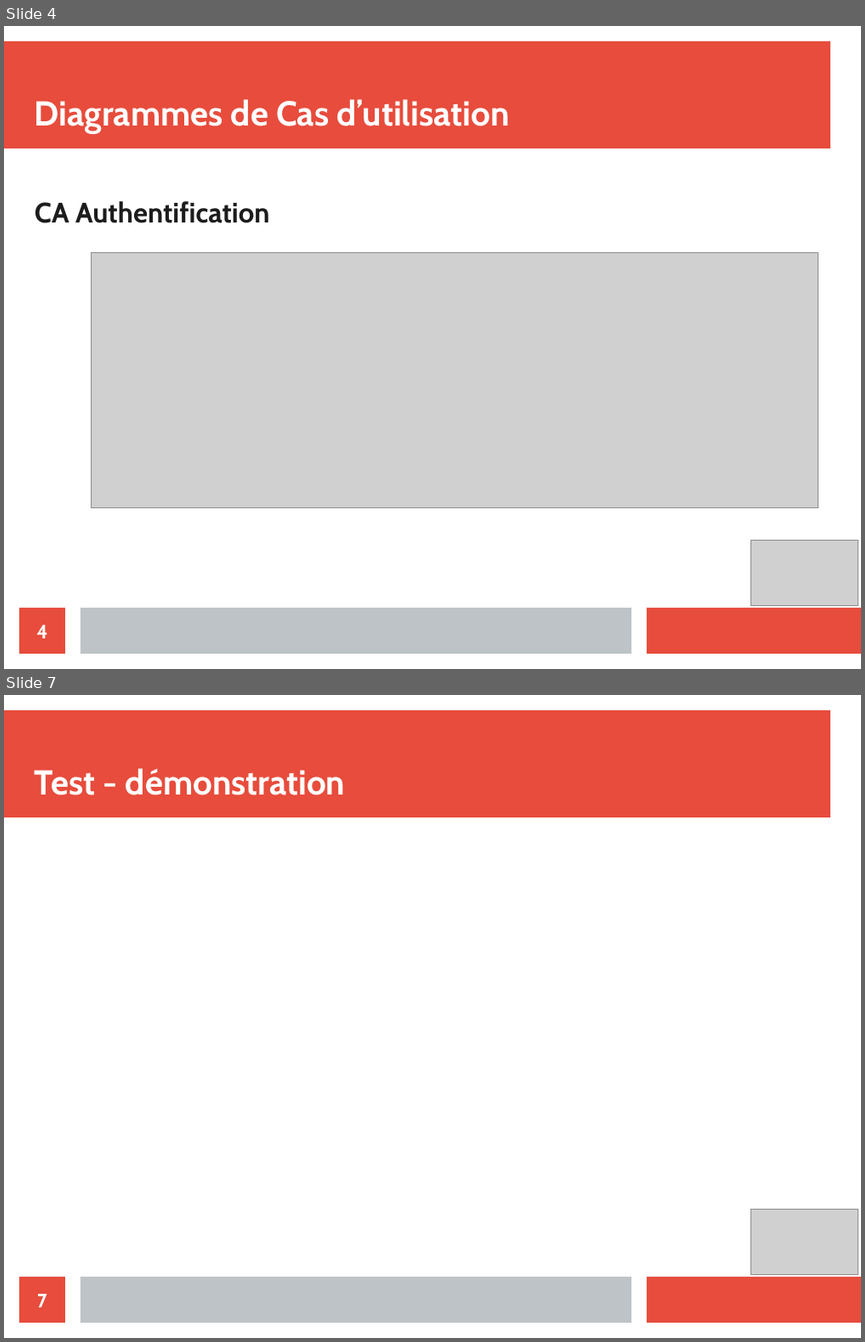
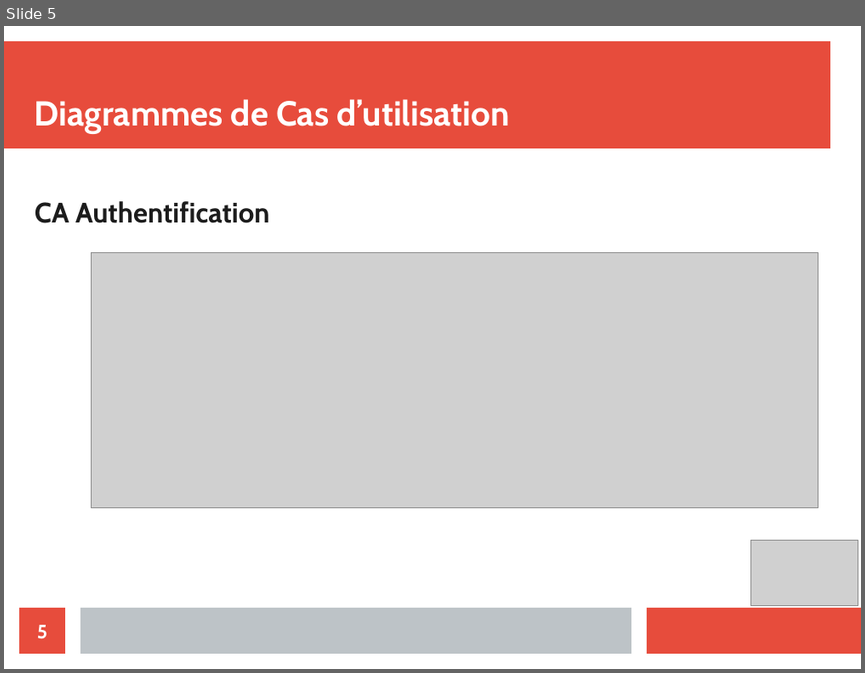
Before and after one commit to Merray/Factory, a slide deck: presentation/presentation FACTORY.odp. Shown one above the other, each under a label of ours: slides 4 and 7 before the commit, slide 5 after it; the slides between them are not shown. The pictures are 865x1342 and 865x673 pixels, drawn with LibreOffice and Linux fonts; fonts in the diff are those of the drawing; grey boxes stand for pictures. Boxes give left, top, right and bottom in pixels: in the first picture for what was removed or moved away, otherwise in the second. Text is boxed around its words. In the diff, an @@ line names an element or a change of style, - is before the commit and + after.

```diff
--- a/presentation/presentation FACTORY.odp
+++ b/presentation/presentation FACTORY.odp
@@ slide 7 removed at (4, 695, 861, 1338), background #FFFFFF; not listed: 3 template elements that a slide beside it also shows @@
@@ title removed at (35, 768, 345, 795) @@
-Test - démonstration
@@ picture removed at (751, 1209, 858, 1274) @@
@@ page number removed at (19, 1276, 65, 1322) @@
-7
@@ what was slide 4 is now slide 5 @@
@@ page number at (37, 624, 47, 639): text changed @@
-4
+5
```
Also in this commit, not shown: 4 slides changed, 7 slides added, 1 other slide removed.
